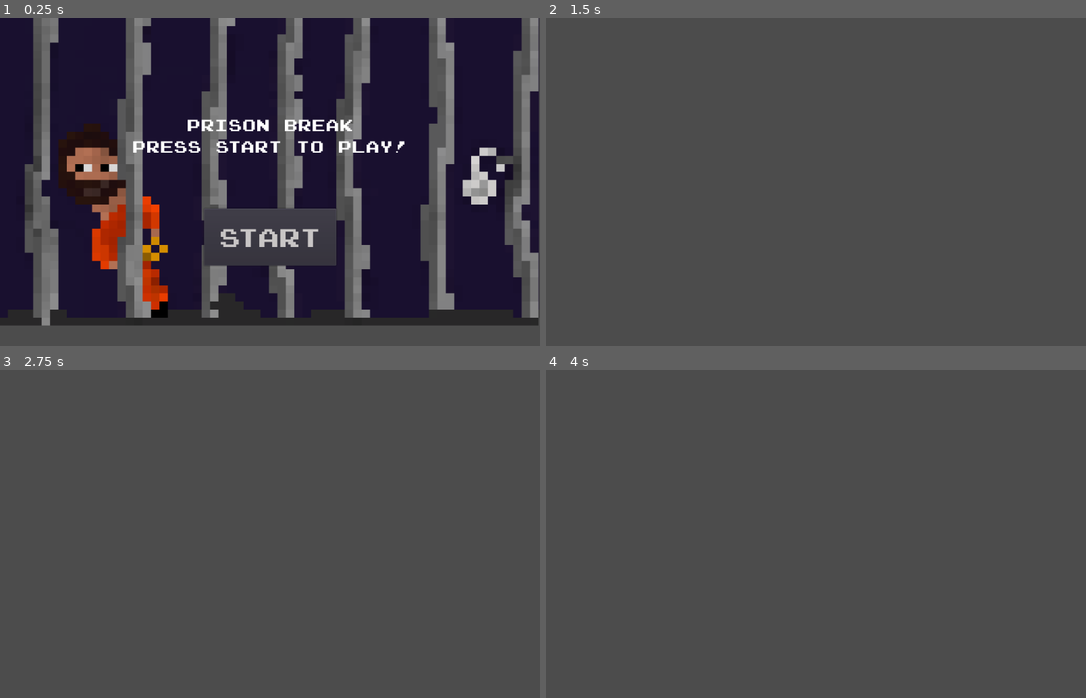
Above: before the commit, frames 1-4 (two rows, left to right).
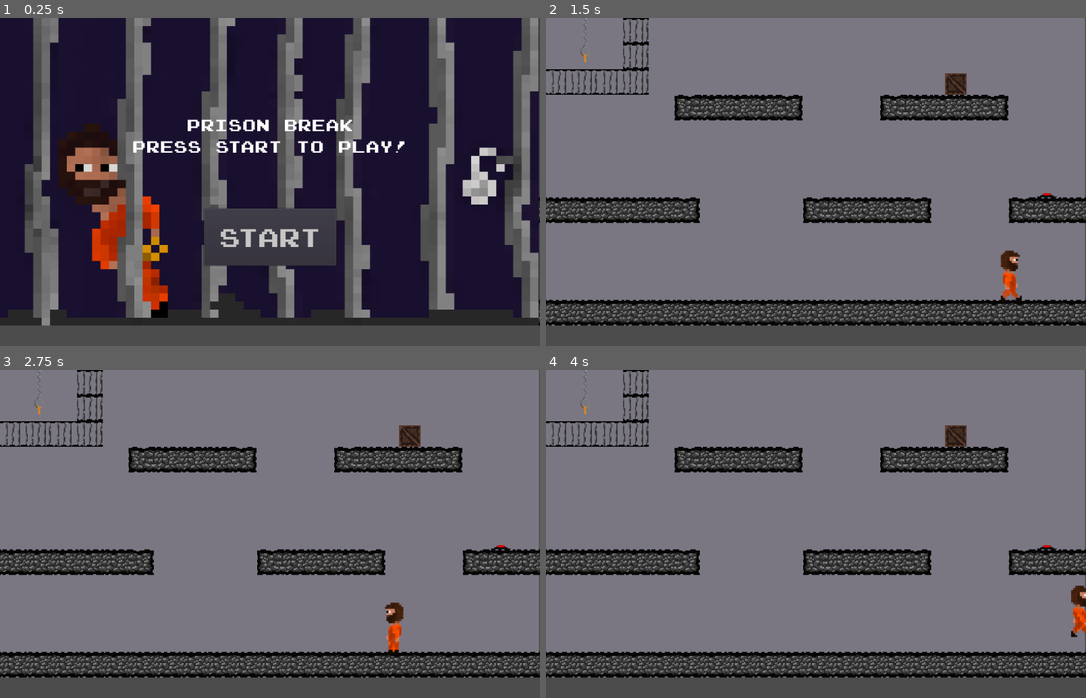
Above: after the commit, the same moments.

Repository: SanPug1/Prison-Break-Game
Game: Godot game, scene res://Everything.tscn
Same seed, same stepped clock (60 frames per second), same inputs: the game is played once before the commit and once after it. Sound files missing from this copy of the repository are replaced by a short silence.
Inputs (mouse positions are in pixels of both pictures, inside the frame that each line leads up to):
- Up to frame 1 (0.25 s): no input
- Up to frame 2 (1.5 s): click "Start" at 0.5 s; tap Enter at 1.25 s; move the mouse to (934, 165) at 1.27 s; hold Right (player_right) from 1.28 s (still down); click (934, 165) at 1.35 s
- Up to frame 3 (2.75 s): tap Z (player_jump) at 1.52, 2.27 s; move the mouse to (162, 550) at 2.02 s; release Right (player_right) at 2.03 s; hold Left (player_left) from 2.03 s (still down); click (162, 550) at 2.1 s
- Up to frame 4 (4 s): move the mouse to (870, 461) at 2.77 s; release Left (player_left) at 2.78 s; hold Right (player_right) from 2.78 s (still down); click (870, 461) at 2.85 s; move the mouse to (789, 599) at 3.52 s; click (789, 599) at 3.6 s; tap Z (player_jump) at 3.77 s

The runs differ from the first frame. In frame 1, less than 0.1% of the frame differs, in the area x 99-100%, y 54-94%; in frame 2, 88%; in frame 3, 88%; in frame 4, 88%, in the area x 0-100%, y 0-94%.

Commit message:
fixed lvl 2 collision and adjusted lvl 3 door to dissapear if button unpressed

Diff:
--- a/Levels/Levels.gd
+++ b/Levels/Levels.gd
@@ -31,7 +31,7 @@
 	Puzzle9 = $Puzzle_9
 	remove_child($Puzzle_9)
 	Puzzle10 = $Puzzle_10
-	remove_child($Puzzle_10)
+	#remove_child($Puzzle_10)
 
 func _on_Puzzle_10_next_puzzle() -> void:
 	remove_child($Puzzle_10)
--- a/Levels/Puzzle 2.tscn
+++ b/Levels/Puzzle 2.tscn
@@ -8,7 +8,7 @@
 extents = Vector2( 25.25, 48.75 )
 
 [sub_resource type="RectangleShape2D" id=1]
-extents = Vector2( 43, 64 )
+extents = Vector2( 38, 48 )
 
 [node name="Puzzle_2" type="Node2D"]
 script = ExtResource( 1 )
@@ -81,7 +81,7 @@
 polygon = PoolVector2Array( -43, -64, -43, 64, 43, 64, 43, -64 )
 
 [node name="CollisionShape2D" type="CollisionShape2D" parent="piece2"]
-position = Vector2( 988, 561 )
+position = Vector2( 981, 552 )
 shape = SubResource( 1 )
 
 [node name="piece3" type="Area2D" parent="."]
--- a/Levels/Puzzle 3.gd
+++ b/Levels/Puzzle 3.gd
@@ -30,6 +30,7 @@
 	$TileMap.set_collision_layer_bit(0, true)
 	$TileMap.set_collision_mask_bit(0, true)
 
+
 func _on_Area2D_body_entered(body: Node) -> void:
 	$Area2D.hide()
 	$PressedButtonTile.show()
@@ -39,6 +40,7 @@
 
 func _on_Area2D_body_exited(body: Node) -> void:
 	$ButtonTimer.start()
+	$doorArea.hide()
 
 
 
